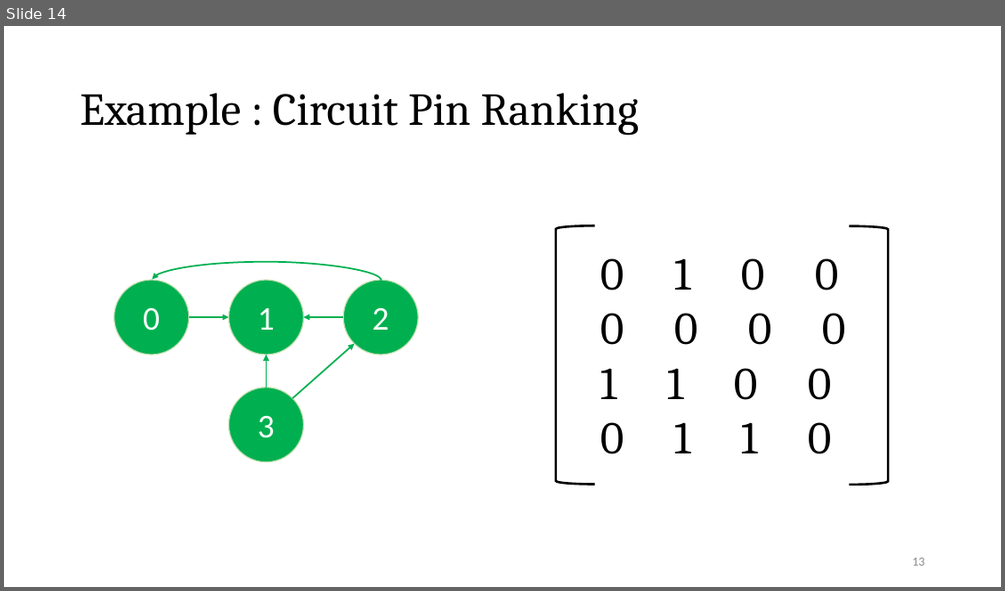
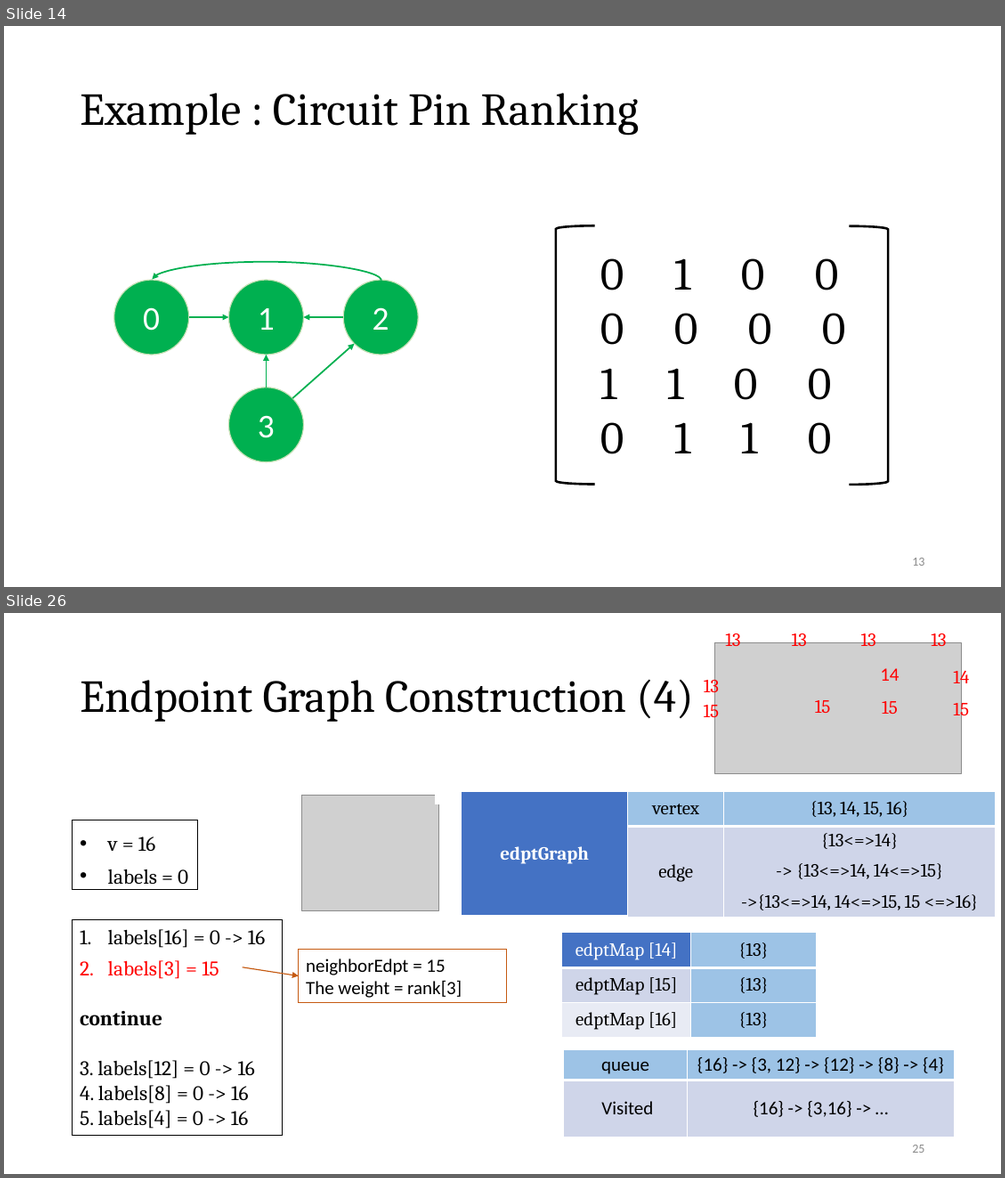
Before and after one commit to Pacific-Feng-Studuies/Studied-Papers, a slide deck: GM/Partition/Fast STA Graph Partitioning Framework for Multi-GPU Acceleration/Fast STA Graph Partitioning Framework for Multi-GPU Acceleration.pptx. Shown one above the other, each under a label of ours: slide 14 before the commit, slides 14 and 26 after it; the slides between them are not shown. The pictures are 1005x591 and 1005x1178 pixels, drawn with LibreOffice and Linux fonts; fonts in the diff are those of the drawing; grey boxes stand for pictures. Boxes give left, top, right and bottom in pixels: in the first picture for what was removed or moved away, otherwise in the second. Text is boxed around its words. In the diff, an @@ line names an element or a change of style, - is before the commit and + after.

```diff
--- a/GM/Partition/Fast STA Graph Partitioning Framework for Multi-GPU Acceleration/Fast STA Graph Partitioning Framework for Multi-GPU Acceleration.pptx
+++ b/GM/Partition/Fast STA Graph Partitioning Framework for Multi-GPU Acceleration/Fast STA Graph Partitioning Framework for Multi-GPU Acceleration.pptx
@@ slide 26 added at bbox=[4, 613, 1001, 1174], background #FFFFFF @@
@@ title added at bbox=[80, 679, 693, 722], 44 pt, text #000000 @@
+Endpoint Graph Construction (4)
@@ group added at bbox=[704, 629, 969, 774]: 11 texts, 1 picture @@
+13
+13
+13
+13
+13
+14
+14
+15
+15
+15
+15
@@ picture added at bbox=[301, 795, 438, 910] @@
@@ rectangle added at bbox=[436, 790, 451, 803], fill #FFFFFF, outline #FFFFFF 1 pt @@
@@ table added at bbox=[461, 792, 995, 920], 2 rows, 3 columns @@
+edptGraph | vertex | {13, 14, 15, 16}
+ | edge | {13<=>14} / -> {13<=>14, 14<=>15} / ->{13<=>14, 14<=>15, 15 <=>16}
@@ rectangle added at bbox=[73, 819, 198, 889], outline #000000 0.75 pt, 20 pt, text #000000 @@
+• v = 16
+• labels = 0
@@ rectangle added at bbox=[73, 919, 283, 1135], outline #000000 0.75 pt, 20 pt, text #000000 @@
+1. labels[16] = 0 -> 16
+2. labels[3] = 15
+continue
+3. labels[12] = 0 -> 16
+4. labels[8] = 0 -> 16
+5. labels[4] = 0 -> 16
@@ table added at bbox=[562, 933, 816, 1037], 3 rows, 2 columns @@
+edptMap [14] | {13}
+edptMap [15] | {13}
+edptMap [16] | {13}
@@ rectangle added at bbox=[299, 949, 507, 1003], outline #C55A11 0.75 pt, 18 pt, text #000000 @@
+neighborEdpt = 15
+The weight = rank[3]
@@ arrow added from (243, 967) to (299, 976), #C55A11 1 pt @@
@@ table added at bbox=[563, 1050, 955, 1136], 2 rows, 2 columns @@
+queue | {16} -> {3, 12} -> {12} -> {8} -> {4}
+Visited | {16} -> {3,16} -> …
@@ page number added at bbox=[912, 1144, 924, 1152], 12 pt, text #8C8C8C @@
+25
```
Also in this commit, not shown: 8 slides changed, 8 other slides added.
